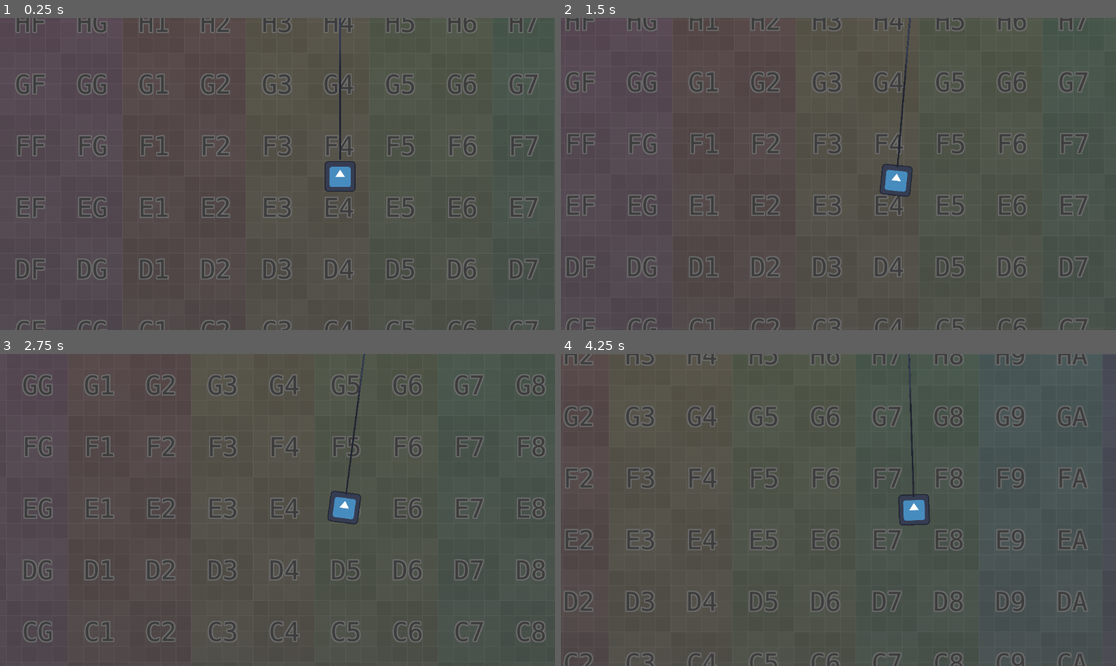
Above: before the commit, frames 1-4 (two rows, left to right).
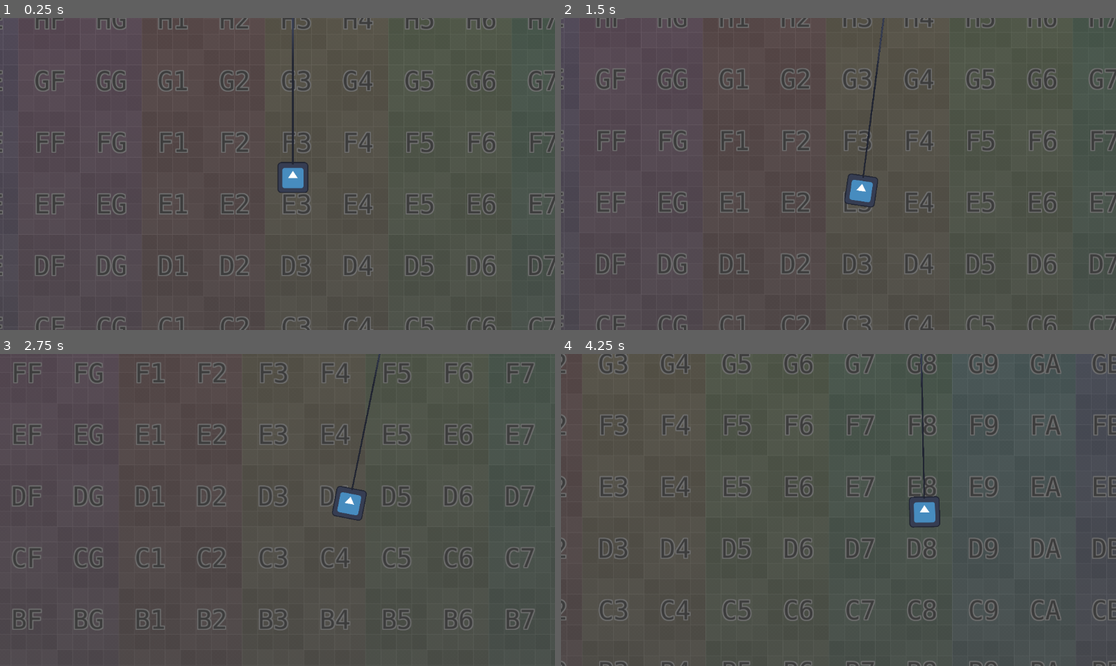
Above: after the commit, the same moments.

Repository: Acvarium/steal-on-rope-game
Game: Godot game, scene res://main.tscn
Same seed, same stepped clock (60 frames per second), same inputs: the game is played once before the commit and once after it. The engine's default icon, where the game draws it, is replaced by a stand-in: a white triangle on a blue panel in a dark square.
Inputs:
- Up to frame 1 (0.25 s): no input
- Up to frame 2 (1.5 s): hold Right (ui_right) 0.53-1.28 s; hold Down (ui_down) from 1.28 s (still down)
- Up to frame 3 (2.75 s): release Down (ui_down) at 2.03 s; hold Right (ui_right) from 2.03 s (still down)
- Up to frame 4 (4.25 s): release Right (ui_right) at 2.78 s; hold Up (ui_up) 2.78-3.53 s; hold Left (ui_left) from 3.53 s (still down)

The runs differ from the first frame. In frame 1, 11% of the frame differs, in the area x 0-100%, y 0-100%; in frame 2, 11%; in frame 3, 9.1%; in frame 4, 11%.

Commit message:
Some changes to the rope lenght logic

Diff:
--- a/game/Objects/Rope2D/RopeAnchor.gd
+++ b/game/Objects/Rope2D/RopeAnchor.gd
@@ -4,51 +4,53 @@
 var body : RigidBody2D
 @export_node_path("Node2D") var segment_holder
 var body_joint: PinJoint2D
-var rope_sprite : Sprite2D
-const SPEED = 400.0
-const V_SPEED = 2.0
+
+const SPEED = 700.0
+const V_SPEED = 5.0
+var rope_seg: RigidBody2D
+var rope_joint: PinJoint2D
+var rope_sprite: Sprite2D
+
 
 func _ready():
 	body = get_node(body_path)
 	body_joint = body.get_node("Joint")
-	build_rope(1)
+	build_rope()
 
 
 func change_rope_length(length_diff):
-	var node_b = body_joint.node_b
+	var body_node_b = body_joint.node_b
 	body_joint.node_b = ""
-	var rope_dir = (body_joint.global_position - global_position).normalized()
+	var rope_dir = (body_joint.global_position - rope_joint.global_position).normalized()
 	body.position += rope_dir * length_diff * V_SPEED
-	body_joint.node_b = node_b
-	update_rope_sprite(global_position.distance_to(body_joint.global_position))
+	var rope_node_b = rope_joint.node_b
+	rope_joint.node_b = ""
+	rope_seg.look_at(body_joint.global_position)
+	rope_seg.global_position = global_position
+	rope_joint.node_b = rope_node_b
+	body_joint.node_b = body_node_b
+	update_rope_sprite(rope_joint.global_position.distance_to(body_joint.global_position))
+
 
 func update_rope_sprite(new_length):
 	rope_sprite.scale.y = new_length / 64
 
-func build_rope(number_of_segments):
-	var current_seg: RigidBody2D = null
-	var next_seg_joint_pos = Vector2(0, 3400)
-	for i in range(number_of_segments):
 
-		var next_seg: RigidBody2D = rope_seg_preload.instantiate()
-		rope_sprite = next_seg.get_node("Sprite2D")
-		update_rope_sprite(3400)
-		var next_joint: PinJoint2D = next_seg.get_node("Joint")
-		get_node(segment_holder).add_child(next_seg)
-		var next_pos = position
-		if (current_seg):
-			next_pos = current_seg.position + next_seg_joint_pos
-		next_seg.position = next_pos
+func build_rope():
+	body.global_position.x = global_position.x
+	var rope_lenght = global_position.distance_to(body.global_position)
 
-		next_joint.node_b = self.get_path()
-		if (current_seg):
-			next_joint.node_b = current_seg.get_path()
-		print(next_seg)
-		current_seg = next_seg
-	var body_joint = body.get_node("Joint")
-	body.position = current_seg.position + next_seg_joint_pos - \
+	rope_seg = rope_seg_preload.instantiate()
+	rope_sprite = rope_seg.get_node("Sprite2D")
+	update_rope_sprite(rope_lenght)
+	rope_joint = rope_seg.get_node("Joint")
+	get_node(segment_holder).add_child(rope_seg)
+	rope_seg.position = position
+	rope_seg.look_at(body_joint.global_position)
+	rope_joint.node_b = self.get_path()
+	body.position = rope_seg.position + Vector2(0, rope_lenght) - \
 		body_joint.position
-	body_joint.node_b = current_seg.get_path()
+	body_joint.node_b = rope_seg.get_path()
 
 
 func _physics_process(delta):
--- a/game/Objects/Rope2D/rope_segment.tscn
+++ b/game/Objects/Rope2D/rope_segment.tscn
@@ -20,9 +20,9 @@
 script = ExtResource("1_14a0i")
 
 [node name="Sprite2D" type="Sprite2D" parent="."]
+rotation = 1.5708
 scale = Vector2(0.031, 100)
 texture = ExtResource("1_1cx2i")
-metadata/_edit_lock_ = true
 
 [node name="CollisionShape2D" type="CollisionShape2D" parent="."]
 position = Vector2(0, 7)
--- a/game/main.tscn
+++ b/game/main.tscn
@@ -6,8 +6,13 @@
 
 [sub_resource type="CircleShape2D" id="CircleShape2D_38oy8"]
 
-[sub_resource type="RectangleShape2D" id="RectangleShape2D_5pc75"]
-size = Vector2(62, 60)
+[sub_resource type="PhysicsMaterial" id="PhysicsMaterial_okbx8"]
+friction = 0.55
+bounce = 0.6
+
+[sub_resource type="CapsuleShape2D" id="CapsuleShape2D_dxhr1"]
+radius = 31.0
+height = 72.0
 
 [sub_resource type="RectangleShape2D" id="RectangleShape2D_w0k4q"]
 size = Vector2(64, 1113)
@@ -24,7 +29,7 @@
 stretch_mode = 1
 
 [node name="RopeAnchor" type="CharacterBody2D" parent="."]
-position = Vector2(600, -3008)
+position = Vector2(462, -3500)
 collision_layer = 0
 collision_mask = 0
 script = ExtResource("2_s74is")
@@ -41,7 +46,9 @@
 
 [node name="Body" type="RigidBody2D" parent="."]
 position = Vector2(430, 400)
-mass = 0.01
+mass = 0.19
+inertia = 95.86
+physics_material_override = SubResource("PhysicsMaterial_okbx8")
 angular_damp = 1.0
 
 [node name="Sprite2D" type="Sprite2D" parent="Body"]
@@ -50,7 +57,7 @@
 metadata/_edit_lock_ = true
 
 [node name="CollisionShape2D" type="CollisionShape2D" parent="Body"]
-shape = SubResource("RectangleShape2D_5pc75")
+shape = SubResource("CapsuleShape2D_dxhr1")
 metadata/_edit_lock_ = true
 
 [node name="Joint" type="PinJoint2D" parent="Body"]
Not shown: 1 places in game/main.tscn that only renumber resources
